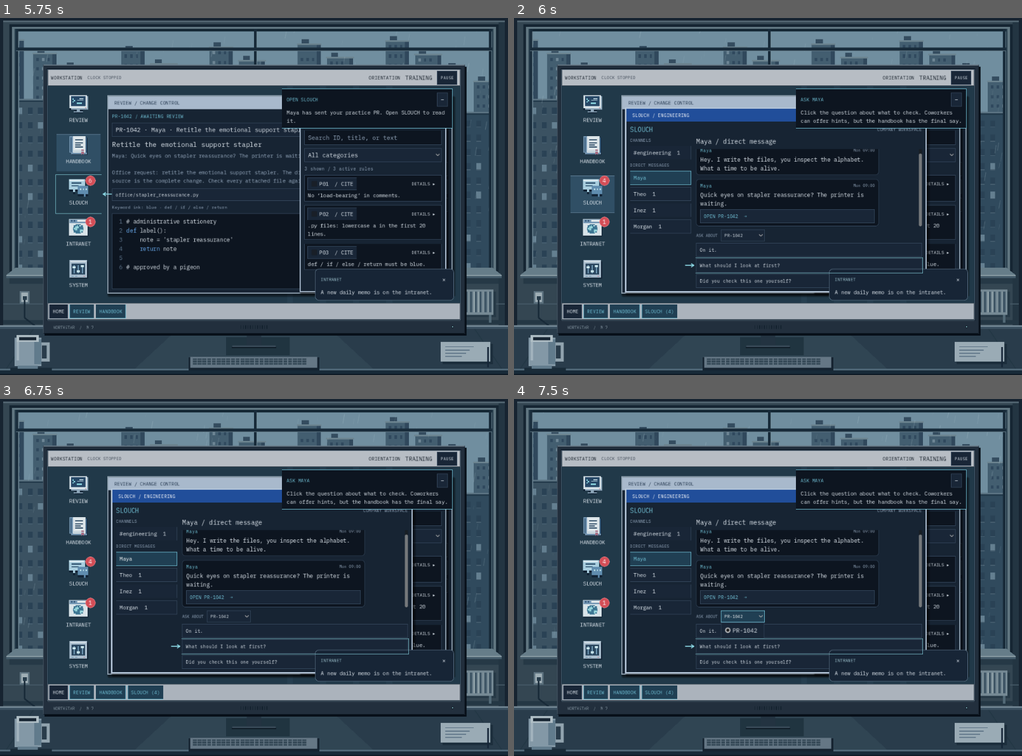
Above: before the commit, frames 1-4 (two rows, left to right).
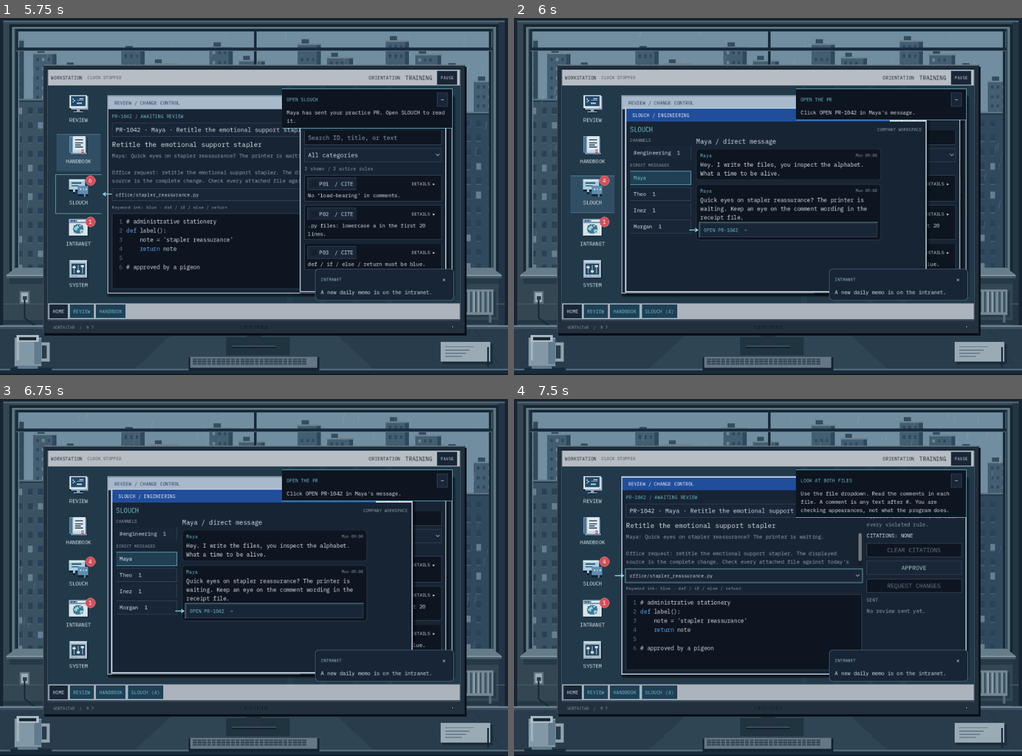
Above: after the commit, the same moments.

Repository: exponent-to/last-review
Game: Godot game, scene res://native/main.tscn
Same seed, same stepped clock (60 frames per second), same inputs: the game is played once before the commit and once after it.
Inputs (mouse positions are in pixels of both pictures, inside the frame that each line leads up to):
- Up to frame 1 (5.75 s): click "New Game" at 0.5 s; click "Slot 1 — Empty" at 1.25 s; click "SKIP [ESC]" at 2 s; click "START ORIENTATION" at 2.75 s; click (76, 110) at 3.52 s; click "NEXT PR →" at 4.25 s; click (76, 153) at 5.02 s
- Up to frame 2 (6 s): click (590, 192) at 5.77 s
- Up to frame 3 (6.75 s): click "Maya" at 6.5 s
- Up to frame 4 (7.5 s): click (742, 616) at 7.25 s, where only the run before the commit has a clickable "PR-1042"

Frame 1 is identical in both runs. In frame 2, 3.5% of the frame differs, in the area x 33-90%, y 22-76%; in frame 3, 3.5%; in frame 4, 10%, in the area x 19-90%, y 21-78%.

Commit message:
Make Slouch read-only and skip tutorial reply step

Diff:
--- a/content/daily_press.json
+++ b/content/daily_press.json
@@ -6,7 +6,7 @@
       "body": "Welcome to the review desk. Work arrives through Slouch while the shift clock runs. Coworkers know why a …(355 unchanged characters)…
       "mechanics": [
         "A shift runs from 09:00 to 18:00 over six real minutes. Pause when you need to step away; unfinished work transfers to Helios at the closing bell.",
-        "Incoming Slouch messages contain PR links. Open a link when you want to review it; messages do not open code automatically. Ask the coworker a technical question for context.",
+        "Incoming Slouch messages contain PR links. Open a link when you want to review it; messages do not open code automatically. Coworkers will react to your decisions.",
         "A change can span several files. Follow values through the caller and its helpers instead of relying on the summary or generated comments.",
         "Approve a compliant change with no citations. To request changes, select every violated active rule in the handbook. Extra or missing citations make the review inaccurate.",
         "Your technical judgment and your coworker's feelings are separate. Read the response after signing, and keep the conversation in context."
--- a/content/policy_chat.gd
+++ b/content/policy_chat.gd
@@ -18,7 +18,9 @@
  var index := 0
  for packet: Dictionary in Catalog.requests():
   packets[packet.id] = {"request": str(packet.message), "question": "What should I look at first?", "hint": "Open " + s …(350 unchanged characters)…
-  if packet.id == "PR-1042": packets[packet.id].hint = "Look for load-bearing in the comments. Management has banned that phrase. Yes, really."
+  if packet.id == "PR-1042":
+   packets[packet.id].request += " Keep an eye on the comment wording in the receipt file."
+   packets[packet.id].hint = "Look for load-bearing in the comments. Management has banned that phrase. Yes, really."
   index += 1
  _cache = {"contacts": people, "requests": packets, "company": [
   {"day": 1, "author": "Morgan", "text": "Today's rules are about letters and colors. You do not need to run the code. Helios will supply more work than you can finish; choose carefully."},
--- a/native/interface.gd
+++ b/native/interface.gd
@@ -76,9 +76,6 @@
 var _chat_contacts: Dictionary = {}
 var _chat_unread: Dictionary = {}
 var _chat_seen: Dictionary = {}
-var _known_replies: Dictionary = {}
-var _pending_replies: Dictionary = {}
-var _reply_history_initialized := false
 var _chat_contact: String = "Maya"
 var _chat_last_draw: String = ""
 var _chat_heading: Label
@@ -143,15 +140,12 @@
 var _pause_overlay: ColorRect
 var _resume_button: Button
 var _paused: bool = false
-var _chat_replies: VBoxContainer
-var _chat_reply_pr: String = ""
 var _tutorial_panel: PanelContainer
 var _tutorial_title: Label
 var _tutorial_body: Label
 var _tutorial_next: Button
 var _tutorial_active := false
 var _tutorial_pointer: Control
-var _tutorial_question: Button
 var _tutorial_pr_link: Button
 var _home_button: Button
 var _arrival_picker: OptionButton
@@ -917,8 +911,6 @@
 	_chat_scroll.size_flags_horizontal = Control.SIZE_EXPAND_FILL
 	conversation.add_child(_chat_scroll)
 	_chat_messages = _column(_chat_scroll, 10)
-	_chat_replies = _column(conversation, 4)
-	_chat_replies.size_flags_horizontal = Control.SIZE_EXPAND_FILL
 	_evening_buttons = _row(conversation, 5)
 	for item: Array in [["rest", "GO HOME"], ["socialize", "GET DINNER"], ["study", "STUDY"]]:
 		var button := _button(_evening_buttons, str(item[1]), _emit_command.bind({"type": "next-day", "choice": str(item[0])}))
@@ -941,49 +933,14 @@
 	_select_chat_contact(_chat_contact)
 
 
-func _track_chat_replies() -> void:
-	for reply: Dictionary in _state.get("chat_replies", []):
-		var key := str(reply.contact) + "|" + str(reply.pr_id) + "|" + str(reply.reply_id)
-		if not _known_replies.has(key):
-			_known_replies[key] = true
-			if _reply_history_initialized:
-				_pending_replies[key] = {"contact": str(reply.contact), "remaining": 2.4}
-	_reply_history_initialized = true
-
-
-func _visible_chat_messages(contact: String) -> Array:
-	var result: Array = []
-	for message: Dictionary in Chat.messages(_state, contact):
-		if not _pending_replies.has(str(message.get("reply_key", ""))): result.append(message)
-	return result
-
-
-func _waiting_for_reply(contact: String) -> bool:
-	for pending: Dictionary in _pending_replies.values():
-		if pending.contact == contact: return true
-	return false
-
-
-func _process(delta: float) -> void:
-	_tick_chat_replies(delta)
+func _process(_delta: float) -> void:
 	_sync_tutorial_pointer()
-
-
-func _tick_chat_replies(delta: float) -> void:
-	if _paused or not is_visible_in_tree(): return
-	var delivered := false
-	for key: String in _pending_replies.keys():
-		_pending_replies[key].remaining -= maxf(0, delta)
-		if _pending_replies[key].remaining <= 0:
-			_pending_replies.erase(key)
-			delivered = true
-	if delivered: _render_chat()
 
 
 func _render_chat() -> void:
 	var first_render := _chat_seen.is_empty()
 	for contact: String in _chat_contacts:
-		var messages: Array = _visible_chat_messages(contact)
+		var messages: Array = Chat.messages(_state, contact)
 		var seen: Dictionary = _chat_seen.get(contact, {})
 		var incoming: Array = []
 		for message: Dictionary in messages:
@@ -1020,19 +977,10 @@
 
 
 func _draw_chat(contact_changed: bool = false) -> void:
-	var messages: Array = _visible_chat_messages(_chat_contact)
-	var waiting := _waiting_for_reply(_chat_contact)
-	var options: Array = [] if waiting else Chat.reply_options(_state, _chat_contact)
-	var reply_targets: Array[String] = []
-	for option: Dictionary in options:
-		if str(option.pr_id) not in reply_targets:
-			reply_targets.append(str(option.pr_id))
-	if _chat_reply_pr not in reply_targets:
-		_chat_reply_pr = "" if reply_targets.is_empty() else reply_targets[0]
-	var key: String = _chat_contact + JSON.stringify(messages) + JSON.stringify(options) + _chat_reply_pr + str(waiting) + str(_state.get("phase", ""))
+	var messages: Array = Chat.messages(_state, _chat_contact)
+	var key: String = _chat_contact + JSON.stringify(messages) + str(_state.get("phase", ""))
 	if key == _chat_last_draw and not contact_changed:
 		return
-	_tutorial_question = null
 	_tutorial_pr_link = null
 	_chat_last_draw = key
 	_chat_heading.text = "#engineering" if _chat_contact == "company" else ("Morgan / Engineering Manager" if _chat_contact == "manager" else _chat_contact + " / direct message")
@@ -1074,32 +1022,6 @@
 			link.add_theme_color_override("font_color", CYAN)
 	if messages.is_empty():
 		_paragraph(_chat_messages, "No messages in this conversation yet.", 14, DIM)
-	for child: Node in _chat_replies.get_children():
-		_chat_replies.remove_child(child)
-		child.queue_free()
-	if waiting:
-		_paragraph(_chat_replies, _chat_contact + " is typing…", 13, CYAN)
-	elif not options.is_empty():
-		var reply_header := _row(_chat_replies, 8)
-		_label(reply_header, "ASK ABOUT", 10, DIM)
-		var target := OptionButton.new()
-		target.add_theme_font_size_override("font_size", 11)
-		for pr_id: String in reply_targets:
-			target.add_item(pr_id)
-		target.select(reply_targets.find(_chat_reply_pr))
-		target.item_selected.connect(func(index: int) -> void:
-			_chat_reply_pr = reply_targets[index]
-			_draw_chat())
-		reply_header.add_child(target)
-	for option: Dictionary in options:
-		if str(option.pr_id) != _chat_reply_pr:
-			continue
-		var reply := _button(_chat_replies, str(option.text), _emit_command.bind({"type": "chat-reply", "contact": _chat_contact, "reply_id": str(option.id), "pr_id": str(option.pr_id)}))
-		if option.id == "clarify" and option.pr_id == str(Catalog.request_at(0).id): _tutorial_question = reply
-		reply.alignment = HORIZONTAL_ALIGNMENT_LEFT
-		reply.add_theme_font_size_override("font_size", 12)
-		reply.text_overrun_behavior = TextServer.OVERRUN_TRIM_ELLIPSIS
-		reply.tooltip_text = str(option.text)
 	_set_chat_scroll.call_deferred(follow_latest, previous_position, key)
 
 
@@ -1183,7 +1105,6 @@
 
 func render_state(state: Dictionary) -> void:
 	_state = state.duplicate(true)
-	_track_chat_replies()
 	render_clock(state)
 	_sync_arrival_picker()
 	var day: int = int(state.get("day", 1))
@@ -1433,11 +1354,7 @@
 		match int(_tutorial_details.get("stage", 0)):
 			0, 7: target = _tutorial_next
 			1: target = _tutorial_launcher("chat")
-			2:
-				if not _windows.chat.visible or not _windows.chat._active: target = _tutorial_launcher("chat")
-				elif _chat_contact != "Maya": target = _chat_contacts.Maya
-				elif is_instance_valid(_tutorial_question): target = _tutorial_question
-			3:
+			2, 3:
 				if not _windows.chat.visible or not _windows.chat._active: target = _tutorial_launcher("chat")
 				elif _chat_contact != "Maya": target = _chat_contacts.Maya
 				elif is_instance_valid(_tutorial_pr_link): target = _tutorial_pr_link
--- a/native/main.gd
+++ b/native/main.gd
@@ -160,6 +160,8 @@
 	interface.render_tutorial(tutorial, {} if tutorial.is_empty() else Tutorial.prompt(tutorial))
 
 func _on_command(command: Dictionary) -> void:
+	# Historical replies remain replayable in saves, but Slouch no longer sends messages.
+	if command.get("type") == "chat-reply": return
 	if paused:
 		return
 	if interface.morning_active:
@@ -171,8 +173,6 @@
 	var previous_day: int = int(state.day)
 	state = Simulation.dispatch(state, command)
 	if not tutorial.is_empty():
-		if command.get("type") == "chat-reply":
-			_tutorial_event({"type": "chat-question"})
 		if command.get("type") == "review" and not state.decisions.is_empty():
 			if bool(state.decisions[-1].correct):
 				_tutorial_event({"type": "correct-submit"})
--- a/native/tutorial.gd
+++ b/native/tutorial.gd
@@ -4,13 +4,15 @@
 const Catalog = preload("res://content/catalog.gd")
 
 static func initial_progress() -> Dictionary:
-	return {"version": 1, "stage": 0, "inspected_files": []}
+	return {"version": 2, "stage": 0, "inspected_files": []}
 
 static func initial_practice_state() -> Dictionary:
 	return Simulation.advance(Simulation.initial_state(), 20 if Catalog.campaign_version == 4 else 0)
 
 static func observe(progress: Dictionary, event: Dictionary, state: Dictionary) -> Dictionary:
 	var next := progress.duplicate(true)
+	next.version = 2
+	if int(next.stage) == 2: next.stage = 3
 	var stage := int(next.stage)
 	var kind: String = str(event.get("type", ""))
 	var packet: Dictionary = Catalog.request_at(0)
@@ -18,10 +20,7 @@
 		0:
 			if kind == "welcome-start": next.stage = 1
 		1:
-			if kind == "open-chat": next.stage = 2
-		2:
-			for reply: Dictionary in state.chat_replies:
-				if kind == "chat-question" and reply.pr_id == packet.id and reply.reply_id == "clarify": next.stage = 3
+			if kind == "open-chat": next.stage = 3
 		3:
 			if kind == "open-review" and state.active_request_id == packet.id: next.stage = 4
 		4:
@@ -35,11 +34,6 @@
 		6:
 			if kind == "correct-submit" and not state.decisions.is_empty() and state.decisions[-1].pr_id == packet.id and state.decisions[-1].correct:
 				next.stage = 7
-	# A curious player may ask before the lesson reaches this step. Replies are
-	# one-shot, so recognize the recorded answer instead of requiring it twice.
-	if int(next.stage) == 2:
-		for reply: Dictionary in state.chat_replies:
-			if reply.pr_id == packet.id and reply.reply_id == "clarify": next.stage = 3
 	return next
 
 static func retry_practice_state(state: Dictionary) -> Dictionary:
@@ -55,8 +49,8 @@
 	var steps := [
 		["ORIENTATION DAY", "Welcome. This is a practice workstation: the clock is stopped, and mistakes here will not affect your career. You can move and resize these windows. Start when you're ready."],
 		["MEET YOUR TEAM", "Open SLOUCH from the desktop. Maya has sent a practice PR. Messages are where new work and coworker conversations arrive."],
-		["ASK A QUESTION", "Select Maya's conversation. Under ASK ABOUT, choose the question about the HTTP deadline. Her answer is a clue—check it against the code."],
-		["FOLLOW THE LINK", "In Maya's conversation, click OPEN PR-1042. Scroll up in the messages if the link is above the answer."],
+		["FOLLOW THE LINK", "Select Maya's conversation and click OPEN PR-1042."],
+		["FOLLOW THE LINK", "In Maya's conversation, click OPEN PR-1042. Scroll up if the link is above the latest messages."],
 		["READ BOTH FILES", "Use the file selector above the code to read status.py and transport.py. The caller passes a deadline; the helper decides what reaches the HTTP call."],
 		["CONSULT THE HANDBOOK", "Open HANDBOOK. It contains the standards you must apply to the whole PR. Your first real shift starts with just a few rules."],
 		["REQUEST A CHANGE", "Find R01: Set outbound timeouts. The helper drops the deadline, leaving the HTTP call without a timeout. Tick R01, return to REVIEW, and choose REQUEST CHANGES."],
@@ -66,7 +60,7 @@
 		steps = [
 			["ORIENTATION", "You don't need to know how to code. Check the letters, colors, and paperwork. This practice is untimed. Follow the arrows."],
 			["OPEN SLOUCH", "Maya has sent your practice PR. Open SLOUCH to read it."],
-			["ASK MAYA", "Click the question about what to check. Coworkers can offer hints, but the handbook has the final say."],
+			["OPEN THE PR", "Select Maya's conversation and click OPEN PR-1042."],
 			["OPEN THE PR", "Click OPEN PR-1042 in Maya's message."],
 			["LOOK AT BOTH FILES", "Use the file dropdown. Read the comments in each file. A comment is any text after #. You are checking appearances, not what the program does."],
 			["OPEN HANDBOOK", "Three policies apply today. You'll get more each morning. Open the handbook to find them."],
@@ -85,7 +79,7 @@
 
 static func _validate_campaign(value: Variant, state: Dictionary) -> Dictionary:
 	var invalid := {"ok": false, "progress": {}, "error": "Invalid orientation progress."}
-	if not value is Dictionary or value.size() != 3 or value.get("version") != 1 or not Simulation._integer(value.get("stage"), 0, 7) or not value.get("inspected_files") is Array:
+	if not value is Dictionary or value.size() != 3 or not Simulation._integer(value.get("version"), 1, 2) or not Simulation._integer(value.get("stage"), 0, 7) or not value.get("inspected_files") is Array:
 		return invalid
 	if int(state.day) != 1 or int(state.shift_seconds) != (20 if Catalog.campaign_version == 4 else 0) or state.phase != "review" or not state.shift_history.is_empty(): return invalid
 	var packet: Dictionary = Catalog.request_at(0)
@@ -102,7 +96,7 @@
 	for reply: Dictionary in state.chat_replies:
 		if reply.pr_id != packet.id: return invalid
 		if reply.reply_id == "clarify": asked = true
-	if stage >= 3 and not asked: return invalid
+	if value.version == 1 and stage >= 3 and not asked: return invalid
 	if stage < 7 and not state.decisions.is_empty(): return invalid
 	if stage == 7 and (state.decisions.size() != 1 or not state.decisions[0].correct or state.decisions[0].pr_id != packet.id): return invalid
-	return {"ok": true, "progress": {"version": 1, "stage": stage, "inspected_files": seen}, "error": ""}
+	return {"ok": true, "progress": {"version": 2, "stage": 3 if stage == 2 else stage, "inspected_files": seen}, "error": ""}
--- a/tests/test_application.gd
+++ b/tests/test_application.gd
@@ -53,10 +53,11 @@
 	_check(int(app.state.shift_seconds) == 0, "Orientation must remain untimed.")
 	app.interface._tutorial_next.pressed.emit()
 	app.interface._open_app("chat")
-	_check(int(app.tutorial.stage) == 2, "Opening Slouch progresses orientation.")
+	_check(int(app.tutorial.stage) == 3, "Opening Slouch progresses orientation.")
 	app._on_command({"type": "chat-reply", "contact": "Maya", "pr_id": "PR-1042", "reply_id": "clarify"})
+	_check(app.state.chat_replies.is_empty(), "Live play rejects removed chat reply commands.")
 	app.interface._open_pr_link("PR-1042")
-	_check(int(app.tutorial.stage) == 4, "Actual question and PR link progress to file inspection.")
+	_check(int(app.tutorial.stage) == 4, "The PR link progresses directly to file inspection.")
 	app.interface._file_picker.item_selected.emit(1)
 	_check(int(app.tutorial.stage) == 5, "Inspecting both files progresses orientation.")
 	app.interface._open_app("rules")
--- a/tests/test_interface.gd
+++ b/tests/test_interface.gd
@@ -53,14 +53,8 @@
 	for frame in range(3):
 		await process_frame
 	check(ui._diff.text == first_diff and ui._diff.get_caret_line() == 4, "Returning to a file must preserve its reading position")
-	var replies: Array = Chat.reply_options(state, "Maya")
-	check(not replies.is_empty(), "An arrived PR offers coworker replies")
-	if not replies.is_empty():
-		for button: Node in ui._chat_replies.get_children():
-			if button is Button:
-				button.pressed.emit()
-				break
-		check(not state.chat_replies.is_empty(), "Slouch reply controls must persist the chosen response")
+	for button: Node in ui._chat_messages.find_children("*", "Button", true, false):
+		check(button.text.begins_with("OPEN "), "Coworker conversations only offer PR links, not replies.")
 	ui._select_chat_contact("Theo")
 	check(ui.theme.default_font is FontFile, "Interface must use the bundled terminal font")
 	check(ui.theme.default_font.resource_path.ends_with("IBMPlexMono-Regular.ttf"), "Terminal typography must not depend on installed system fonts")
--- a/tests/test_notifications.gd
+++ b/tests/test_notifications.gd
@@ -52,8 +52,6 @@
 	check(state.active_request_id == "PR-1042" and ui._app_counts.review == 0, "Review bubble opens the exact arrived PR and clears its unread item.")
 	var before := int(ui._app_counts.chat)
 	command({"type": "chat-reply", "contact": "Maya", "pr_id": "PR-1042", "reply_id": "clarify"})
-	check(ui._app_counts.chat == before and ui._waiting_for_reply("Maya"), "No coworker answer or unread badge arrives before the typing delay.")
-	check(ui._chat_replies.get_child_count() == 1 and ui._chat_replies.get_child(0) is Label and ui._chat_replies.get_child(0).text.contains("typing"), "Response choices are replaced by a typing indicator until delivery.")
 	for frame in range(4): await process_frame
 	var left := 0
 	var right := 0
@@ -61,13 +59,8 @@
 		if panel.has_meta("outgoing"):
 			if panel.get_meta("outgoing") and panel.get_global_rect().get_center().x > panel.get_parent().get_global_rect().get_center().x: right += 1
 			elif not panel.get_meta("outgoing") and panel.get_global_rect().get_center().x < panel.get_parent().get_global_rect().get_center().x: left += 1
-	check(left > 0 and right > 0, "Coworker and player messages use distinct left and right bubbles.")
-	ui.set_paused(true)
-	ui._tick_chat_replies(99)
-	check(ui._waiting_for_reply("Maya"), "Paused conversations must not silently deliver the pending response.")
-	ui.set_paused(false)
-	ui._tick_chat_replies(2.5)
-	check(ui._app_counts.chat == before + 1, "A reply behind another window counts the coworker response, not the player's own message.")
+	check(left > 0 and right > 0, "Historical coworker and player messages retain distinct left and right bubbles.")
+	check(ui._app_counts.chat == before + 1, "Historical responses still count as incoming messages; player messages do not.")
 	ui.render_state(state)
 	check(ui._app_counts.chat == before + 1, "Clock refreshes cannot duplicate an already-seen message.")
 	ui.notify("Game saved on this computer.")
--- a/tests/test_tutorial.gd
+++ b/tests/test_tutorial.gd
@@ -19,12 +19,13 @@
 	check(Tutorial.observe(progress, {"type": "correct-submit"}, state) == progress, "Out-of-order events cannot skip training.")
 	for event in ["welcome-start", "open-chat"]:
 		progress = Tutorial.observe(progress, {"type": event}, state)
-	check(Tutorial.observe(progress, {"type": "chat-question"}, state) == progress, "Question must really have been sent.")
-	state = Simulation.dispatch(state, {"type": "chat-reply", "contact": "Maya", "pr_id": "PR-1042", "reply_id": "clarify"})
-	var early := Tutorial.observe(Tutorial.initial_progress(), {"type": "welcome-start"}, state)
-	early = Tutorial.observe(early, {"type": "open-chat"}, state)
-	check(early.stage == 3 and Tutorial.validate(early, state).ok, "Asking early does not strand the lesson on an already-used reply.")
-	progress = Tutorial.observe(progress, {"type": "chat-question"}, state)
+	check(progress.stage == 3 and Tutorial.validate(progress, state).ok, "Opening Slouch goes directly to the PR link without a reply.")
+	var legacy_progress := {"version": 1, "stage": 2, "inspected_files": []}
+	var migrated := Tutorial.validate(legacy_progress, state)
+	check(migrated.ok and migrated.progress.version == 2 and migrated.progress.stage == 3, "Old saves at the question step migrate to the PR link.")
+	var legacy_state := Simulation.dispatch(state, {"type": "chat-reply", "contact": "Maya", "pr_id": "PR-1042", "reply_id": "clarify"})
+	legacy_progress.stage = 3
+	check(Tutorial.validate(legacy_progress, legacy_state).ok and Simulation.validate_save(legacy_state).ok, "Existing answered questions remain valid save history.")
 	state = Simulation.dispatch(state, {"type": "select-request", "pr_id": "PR-1042"})
 	progress = Tutorial.observe(progress, {"type": "open-review"}, state)
 	for file: Dictionary in Tutorial.Catalog.request_at(0).files:
@@ -43,7 +44,7 @@
 	check(SaveStore.decode_session(JSON.parse_string(Simulation.serialize_save(Simulation.initial_state()))).tutorial.is_empty(), "Existing raw v4 career saves remain loadable.")
 	state = Simulation.dispatch(state, {"type": "review", "verdict": "approve"})
 	state = Tutorial.retry_practice_state(state)
-	check(state.decisions.is_empty() and state.chat_replies.size() == 1, "Retry preserves the question but removes the practice mistake.")
+	check(state.decisions.is_empty() and state.chat_replies.is_empty(), "Retry removes the mistake without fabricating a conversation.")
 	state = Simulation.dispatch(state, {"type": "toggle-rule", "rule_id": "R01"})
 	state = Simulation.dispatch(state, {"type": "review", "verdict": "request_changes"})
 	progress = Tutorial.observe(progress, {"type": "correct-submit"}, state)
Not shown, changed: README.md
Not shown, changed: docs/architecture.md
Not shown, changed: docs/interface.md
